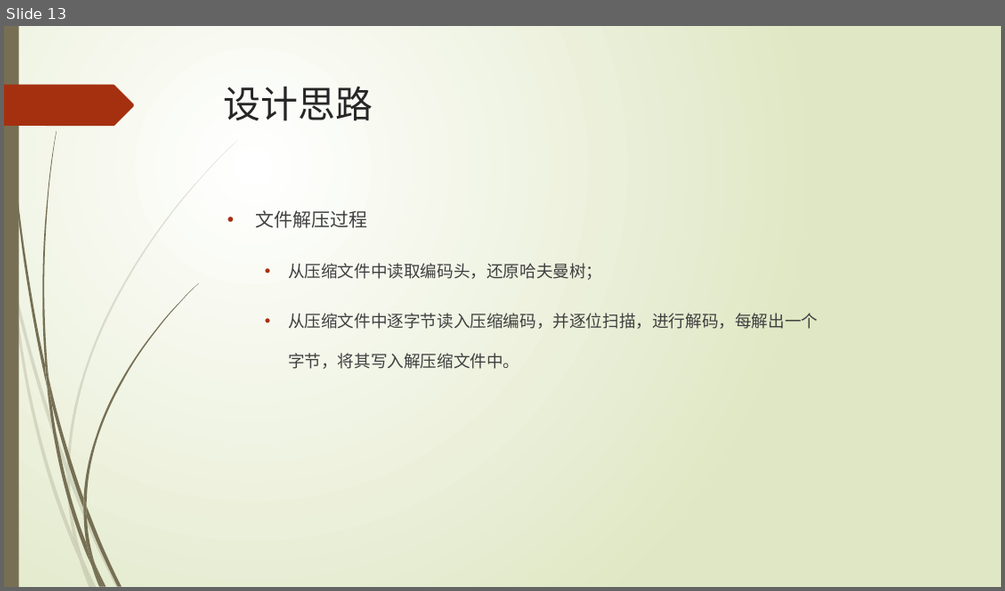
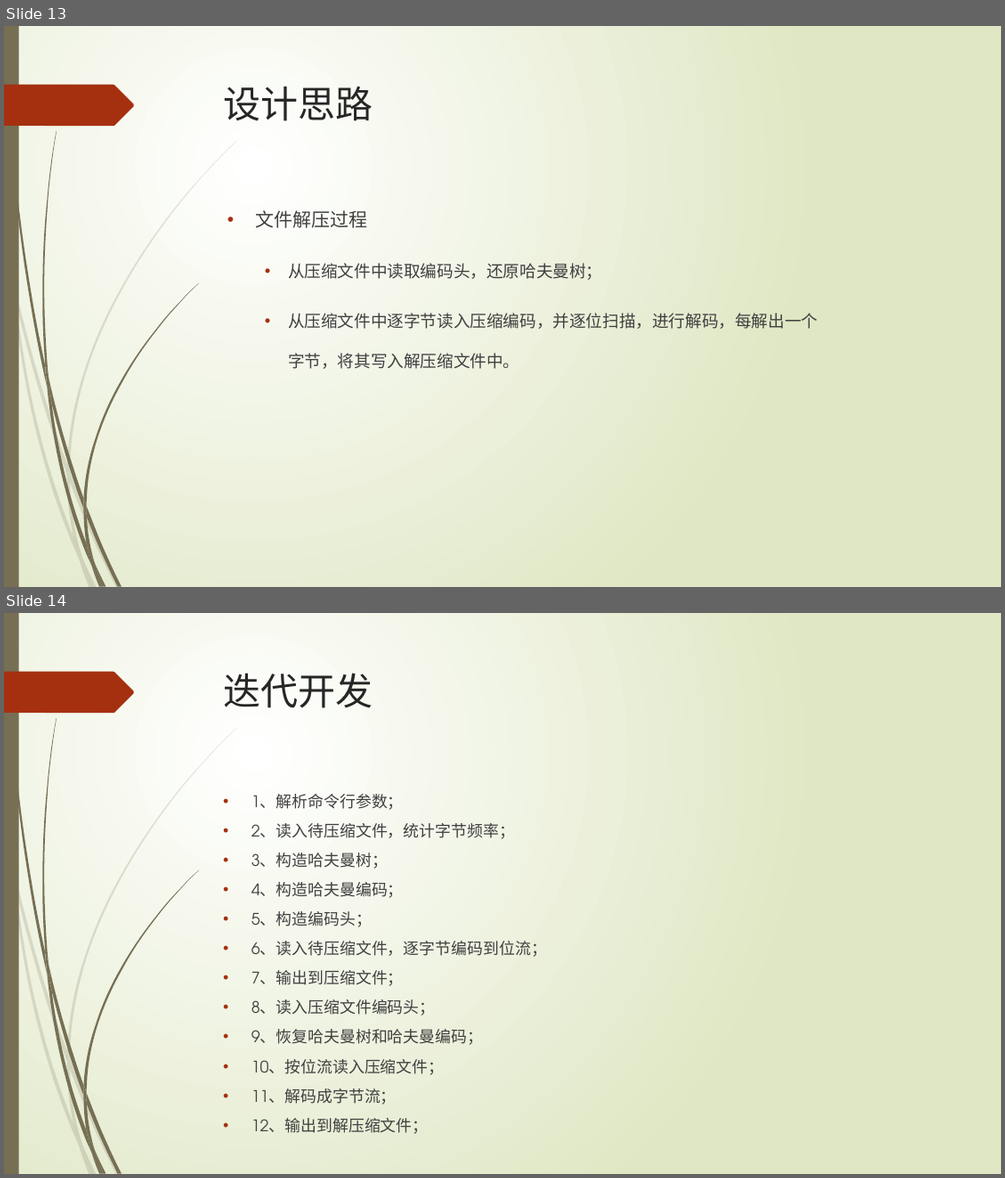
Before and after one commit to TeacherPeng/Datastruct, a slide deck: 教案/课程设计：基于哈夫曼算法的文件压缩与解压.pptx. Shown one above the other, each under a label of ours: slide 13 before the commit, slides 13 and 14 after it. The pictures are 1005x591 and 1005x1178 pixels, drawn with LibreOffice and Linux fonts; fonts in the diff are those of the drawing. Boxes give left, top, right and bottom in pixels: in the first picture for what was removed or moved away, otherwise in the second. Text is boxed around its words. In the diff, an @@ line names an element or a change of style, - is before the commit and + after.

```diff
--- a/教案/课程设计：基于哈夫曼算法的文件压缩与解压.pptx
+++ b/教案/课程设计：基于哈夫曼算法的文件压缩与解压.pptx
@@ slide 14 added at <box>4,613,1001,1174</box>, background gradient #FFFFFF to #DFE8C4; not listed: 24 template elements that a slide beside it also shows @@
@@ title added at <box>224,673,373,708</box>, 36 pt, text #262626 @@
+迭代开发
@@ text added at <box>251,794,547,1104</box>, 15.3 pt, text #404040 @@
+• 1、解析命令行参数；
+• 2、读入待压缩文件，统计字节频率；
+• 3、构造哈夫曼树；
+• 4、构造哈夫曼编码；
+• 5、构造编码头；
+• 6、读入待压缩文件，逐字节编码到位流；
+• 7、输出到压缩文件；
+• 8、读入压缩文件编码头；
+• 9、恢复哈夫曼树和哈夫曼编码；
+• 10、按位流读入压缩文件；
+• 11、解码成字节流；
+• 12、输出到解压缩文件；
```
